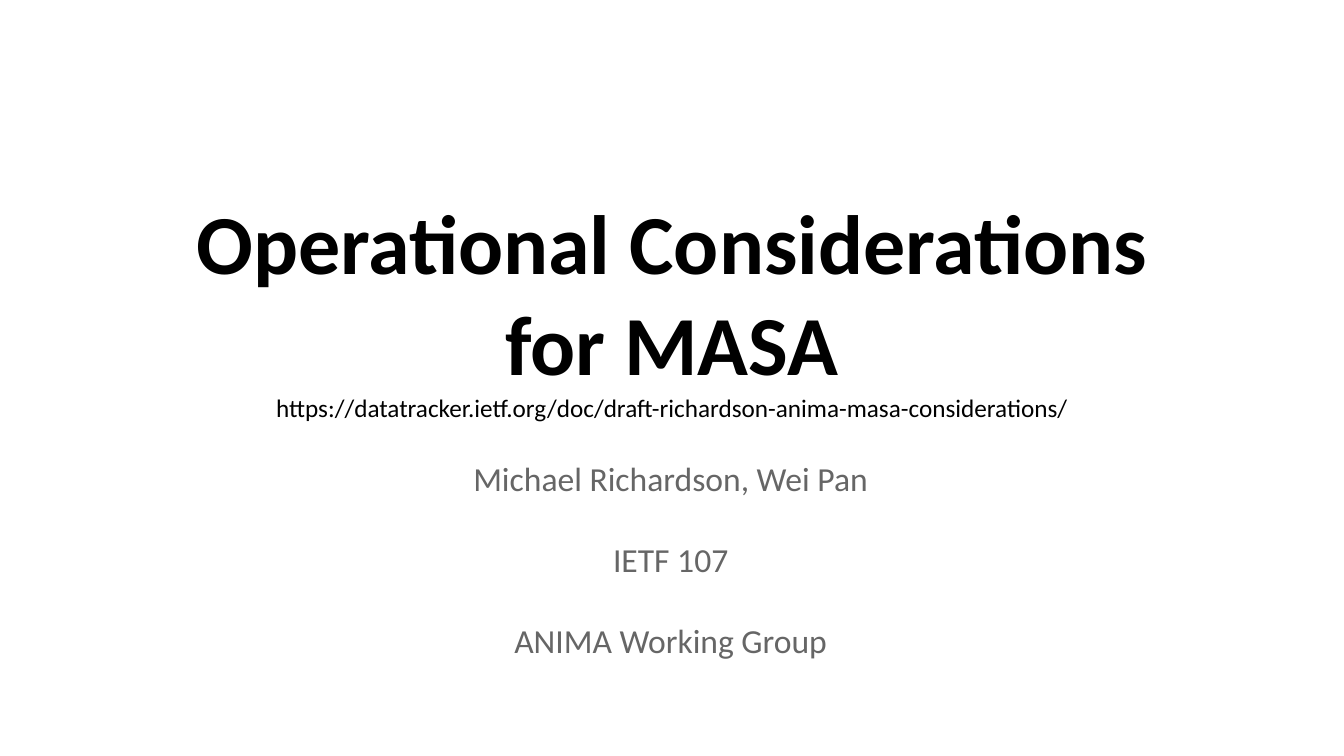
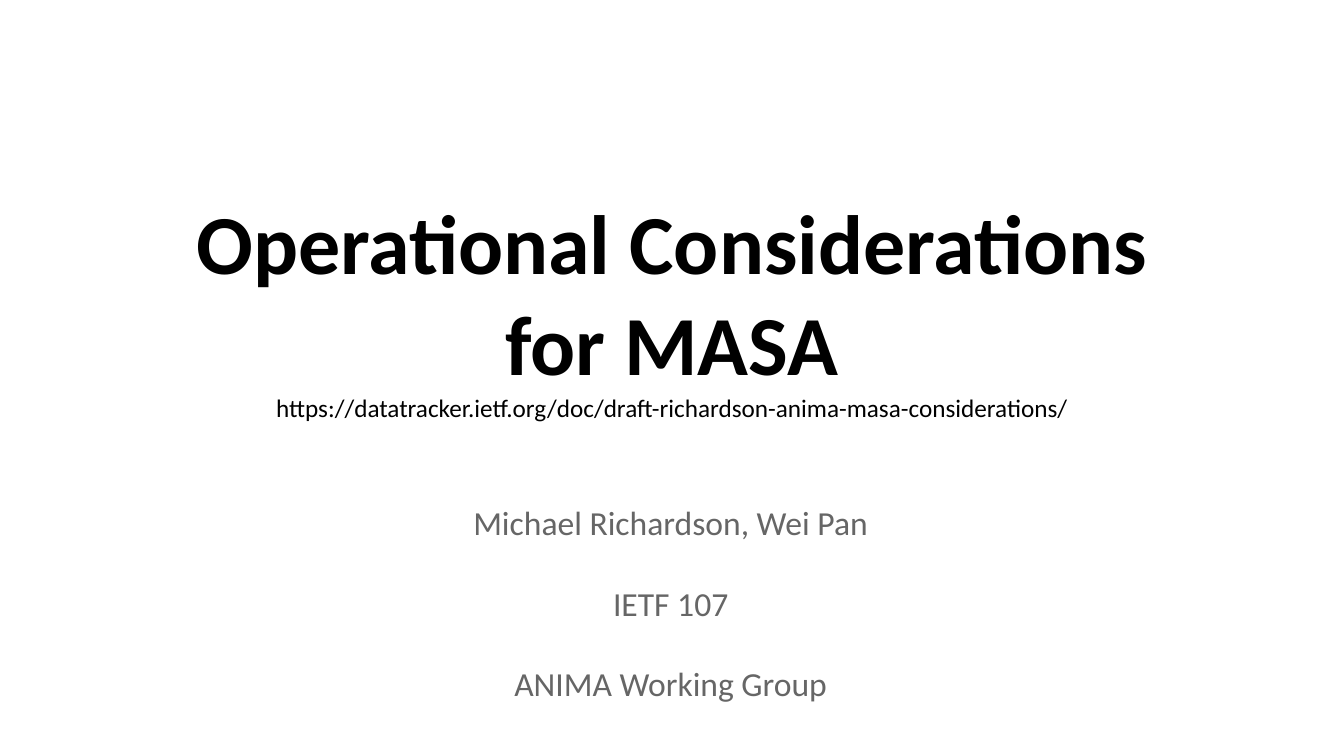
Before and after one commit to mcr/masa-operational-considerations, a slide deck: slide 1 of presentations/slides-anima-ietf107-masa-considerations.odp. Drawn at 1344x756 pixels with LibreOffice and Linux fonts; fonts in the diff are those of the drawing. Boxes give left, top, right and bottom in pixels: in the first picture for what was removed or moved away, otherwise in the second. Text is boxed around its words. In the diff, an @@ line names an element or a change of style, - is before the commit and + after.

```diff
--- a/presentations/slides-anima-ietf107-masa-considerations.odp
+++ b/presentations/slides-anima-ietf107-masa-considerations.odp
@@ title "Michael Richardson, Wei Pan IETF ...": place and size @@
-title "Michael Richardson, Wei Pan IETF ..." at (473,467,867,659)
+title "Michael Richardson, Wei Pan IETF ..." at (473,511,867,702)
```
Also in this commit, not shown: 10 other slides changed, 2 other files.
